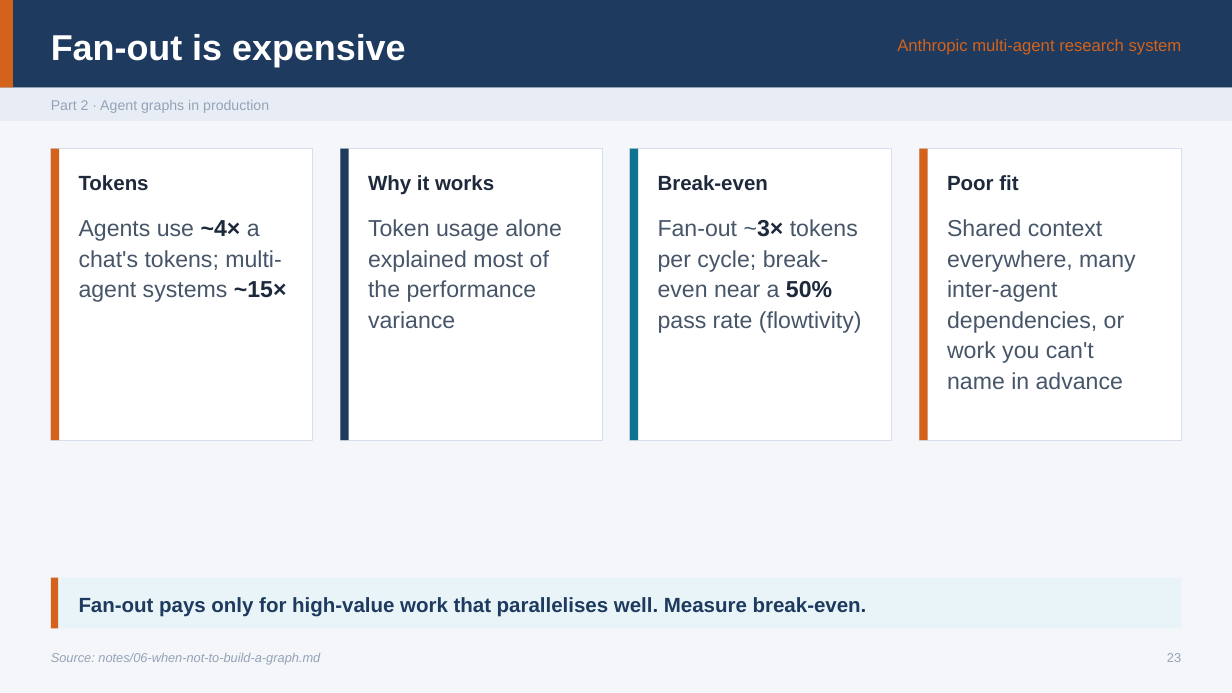
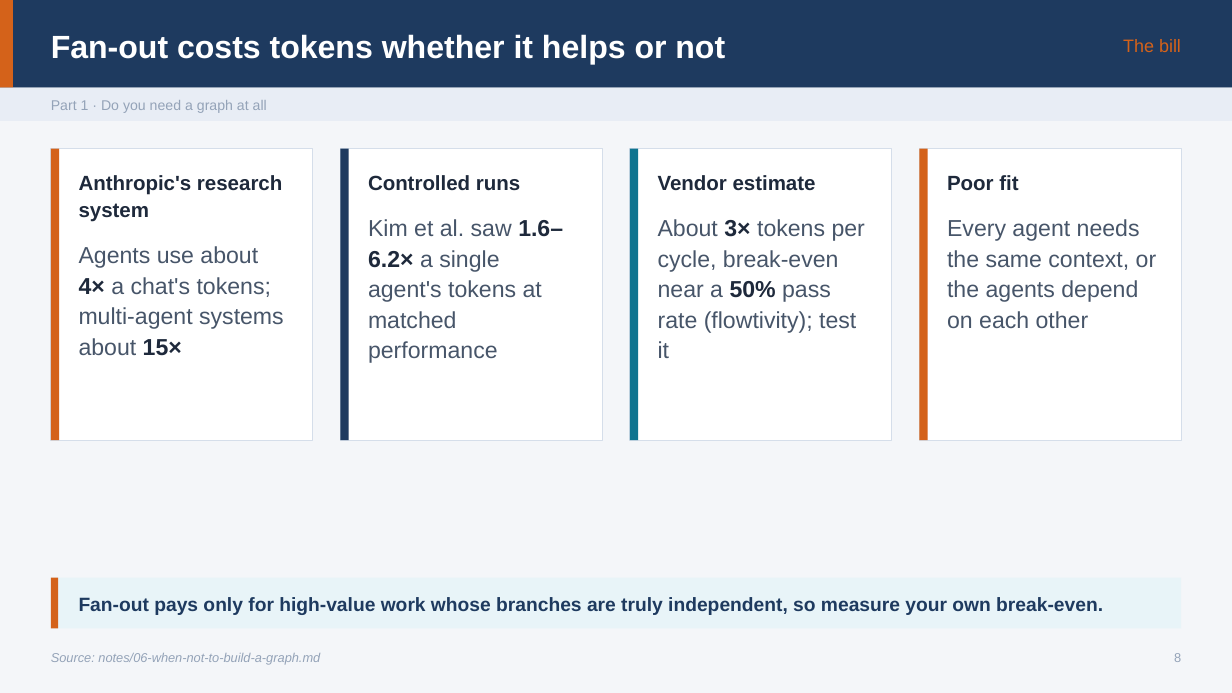
Before and after one commit to ramseywise/learn-ai-engineering, a slide deck: slide 8 of ai-engineering/05-graph-engineering/slides/graph-engineering.pptx (slide 23 before the commit). Drawn at 1232x693 pixels with LibreOffice and Linux fonts; fonts in the diff are those of the drawing. Boxes give left, top, right and bottom in pixels: in the first picture for what was removed or moved away, otherwise in the second. Text is boxed around its words. In the diff, an @@ line names an element or a change of style, - is before the commit and + after.

```diff
--- a/ai-engineering/05-graph-engineering/slides/graph-engineering.pptx
+++ b/ai-engineering/05-graph-engineering/slides/graph-engineering.pptx
@@ text at bbox=[51, 34, 725, 65]: text changed; size 28 to 25 pt @@
-Fan-out is expensive
+Fan-out costs tokens whether it helps or not
@@ text at bbox=[1123, 39, 1181, 52]: text changed; size 13 to 14 pt @@
-Anthropic multi-agent research system
+The bill
@@ text at bbox=[51, 100, 267, 113]: text changed @@
-Part 2 · Agent graphs in production
+Part 1 · Do you need a graph at all
@@ text at bbox=[79, 175, 282, 222]: text changed @@
-Tokens
+Anthropic's research system
@@ text at bbox=[368, 175, 520, 191]: text changed @@
-Why it works
+Controlled runs
@@ text at bbox=[658, 175, 816, 191]: text changed @@
-Break-even
+Vendor estimate
@@ text at bbox=[368, 219, 563, 363]: text changed @@
-Token usage alone explained most of the performance variance
+Kim et al. saw 1.6–6.2× a single agent's tokens at matched performance
@@ text at bbox=[658, 219, 865, 358]: text changed @@
-Fan-out ~3× tokens per cycle; break-even near a 50% pass rate (flowtivity)
+About 3× tokens per cycle, break-even near a 50% pass rate (flowtivity); test it
@@ text at bbox=[947, 219, 1157, 328]: text changed @@
-Shared context everywhere, many inter-agent dependencies, or work you can't name in advance
+Every agent needs the same context, or the agents depend on each other
@@ text at bbox=[79, 246, 284, 356]: text changed @@
-Agents use ~4× a chat's tokens; multi-agent systems ~15×
+Agents use about 4× a chat's tokens; multi-agent systems about 15×
@@ text at bbox=[79, 597, 1103, 615]: text changed; size 16 to 15 pt @@
-Fan-out pays only for high-value work that parallelises well. Measure break-even.
+Fan-out pays only for high-value work whose branches are truly independent, so measure your own break-even.
@@ text at bbox=[1174, 653, 1181, 662]: text changed @@
-23
+8
```
Also in this commit, not shown: 37 other slides changed, 13 slides added, 16 slides removed, 44 other files.
